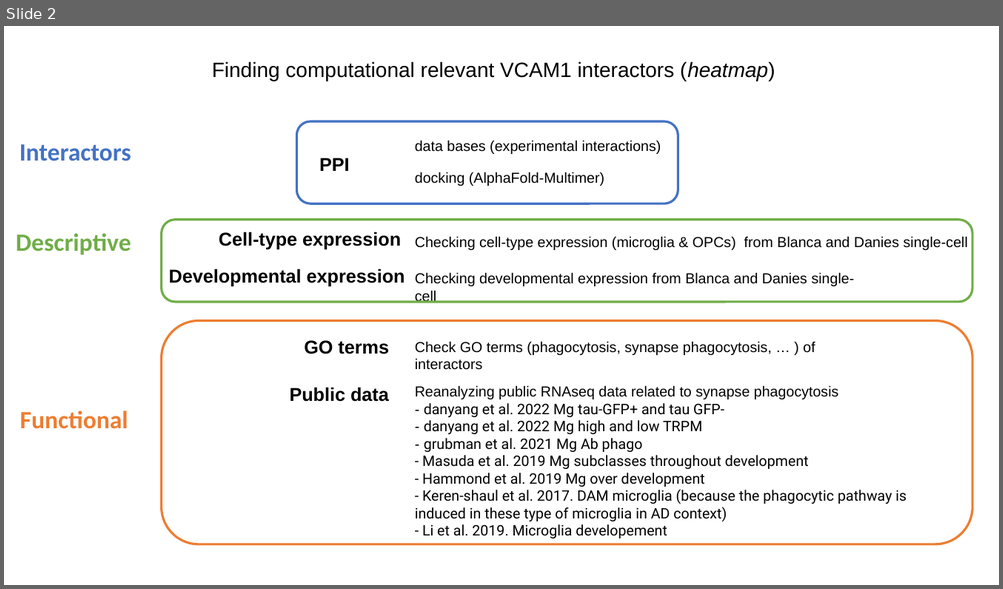
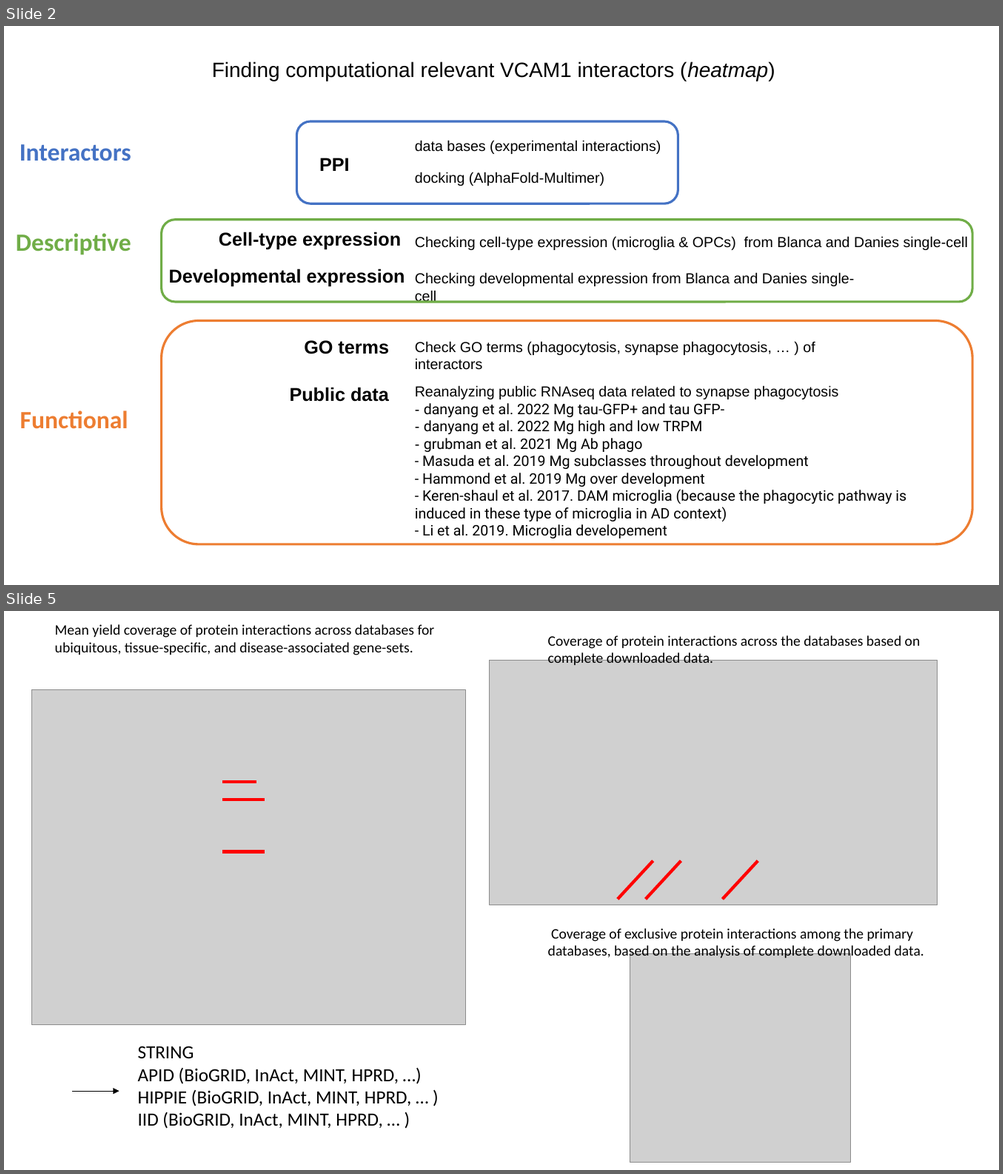
Before and after one commit to cgeyskens/phd, a slide deck: ppi/ppi-project.pptx. Shown one above the other, each under a label of ours: slide 2 before the commit, slides 2 and 5 after it; the slides between them are not shown. The pictures are 1003x589 and 1003x1174 pixels, drawn with LibreOffice and Linux fonts; fonts in the diff are those of the drawing; grey boxes stand for pictures. Boxes give left, top, right and bottom in pixels: in the first picture for what was removed or moved away, otherwise in the second. Text is boxed around its words. In the diff, an @@ line names an element or a change of style, - is before the commit and + after.

Commit message:
ppi, formatting data

```diff
--- a/ppi/ppi-project.pptx
+++ b/ppi/ppi-project.pptx
@@ slide 5 added at (4, 611, 999, 1170), background #FFFFFF @@
@@ text added at (55, 624, 435, 655), 14 pt, text #000000 @@
+Mean yield coverage of protein interactions across databases for ubiquitous, tissue-specific, and disease-associated gene-sets.
@@ text added at (548, 635, 920, 665), 14 pt, text #000000 @@
+Coverage of protein interactions across the databases based on complete downloaded data.
@@ picture added at (489, 661, 937, 906) @@
@@ picture added at (31, 690, 466, 1025) @@
@@ line added from (222, 782) to (256, 782), #FF0000 3 pt @@
@@ line added from (222, 800) to (264, 800), #FF0000 3 pt @@
@@ line added from (222, 852) to (264, 852), #FF0000 3 pt @@
@@ line added from (617, 899) to (653, 861), #FF0000 3 pt @@
@@ line added from (646, 899) to (680, 861), #FF0000 3 pt @@
@@ line added from (723, 899) to (757, 861), #FF0000 3 pt @@
@@ text added at (548, 928, 924, 960), 14 pt, text #000000 @@
+Coverage of exclusive protein interactions among the primary databases, based on the analysis of complete downloaded data.
@@ picture added at (630, 954, 850, 1163) @@
@@ text added at (138, 1046, 411, 1129), 18 pt, text #000000 @@
+STRING
+APID (BioGRID, InAct, MINT, HPRD, …)
+HIPPIE (BioGRID, InAct, MINT, HPRD, … )
+IID (BioGRID, InAct, MINT, HPRD, … )
@@ arrow added from (72, 1091) to (119, 1091), #000000 0.5 pt @@
```
Also in this commit, not shown: 3 other slides added, 5 other files.
